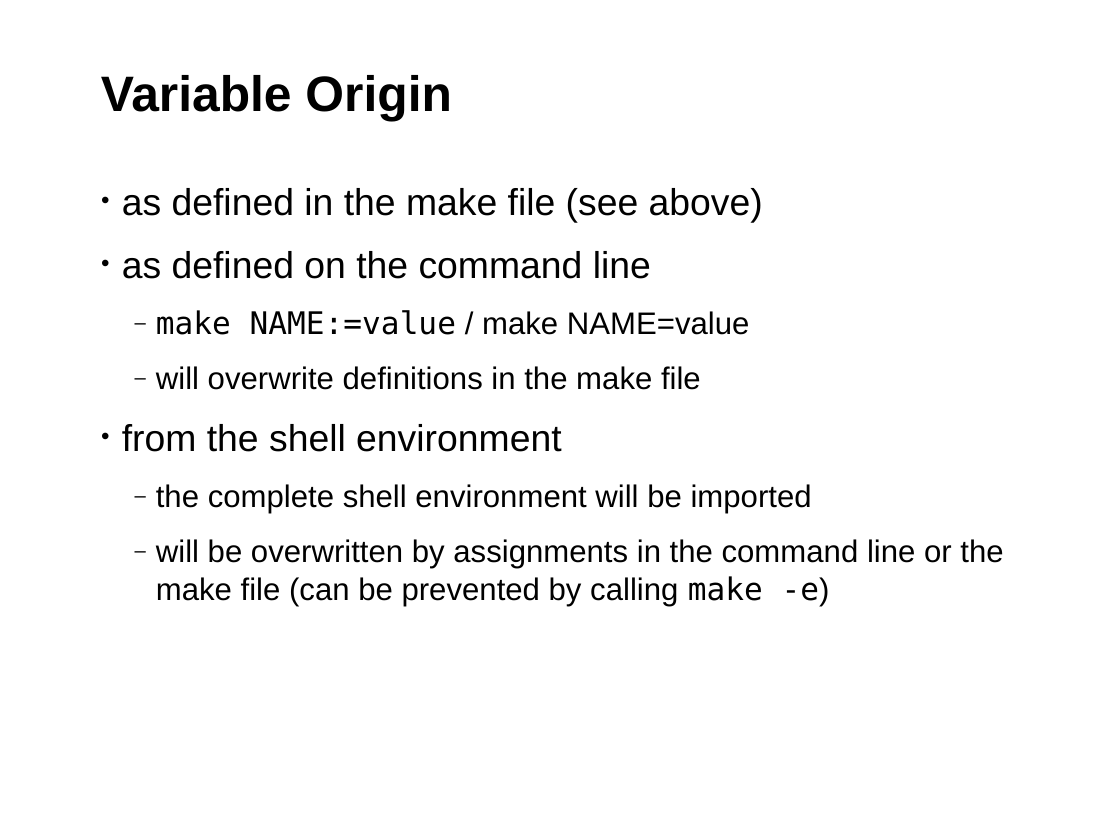
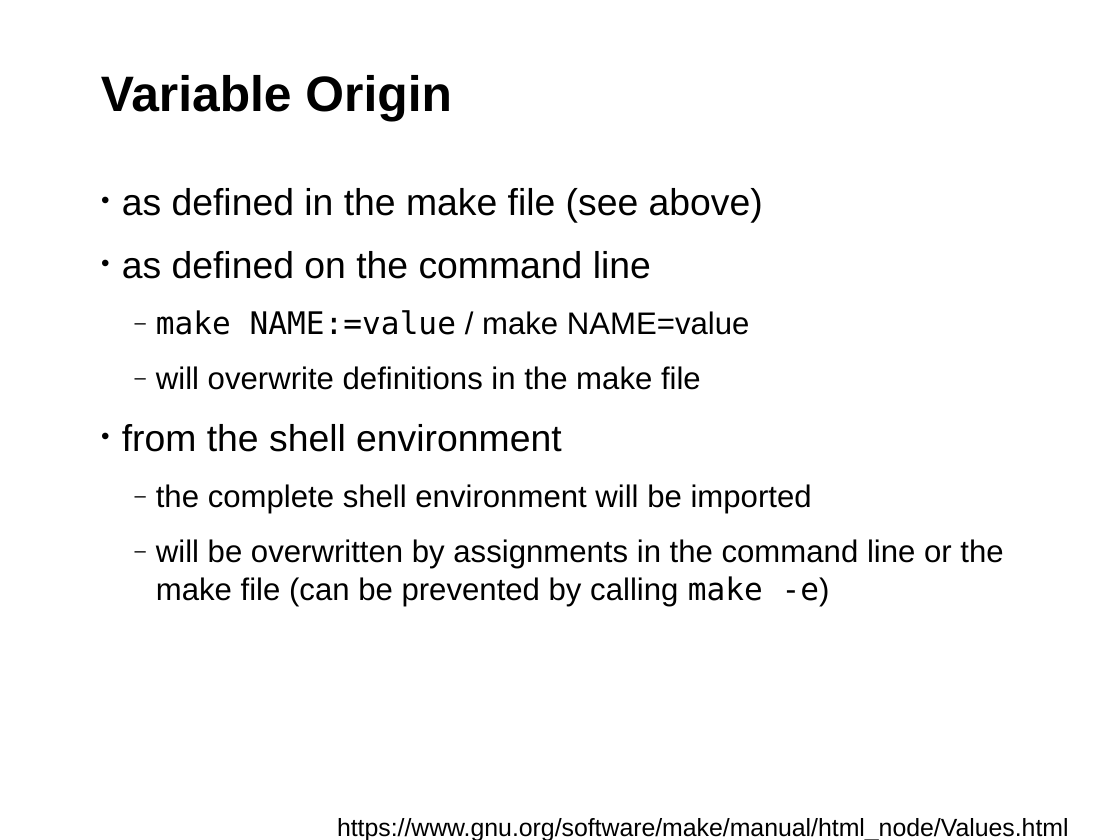
Before and after one commit to fsundermeyer/GNU_make_workshop, a slide deck: slide 15 of GNU_make_03_2015.odp. Drawn at 1120x840 pixels with LibreOffice and Linux fonts; fonts in the diff are those of the drawing; background and template pictures are left out. Boxes give left, top, right and bottom in pixels: in the first picture for what was removed or moved away, otherwise in the second. Text is boxed around its words. In the diff, an @@ line names an element or a change of style, - is before the commit and + after.

```diff
--- a/GNU_make_03_2015.odp
+++ b/GNU_make_03_2015.odp
@@ text added at bbox=[337, 818, 1069, 840], 16 pt, text #000000 @@
+https://www.gnu.org/software/make/manual/html_node/Values.html
```
Also in this commit, not shown: 10 other slides changed, 13 slides added, 1 other file.
